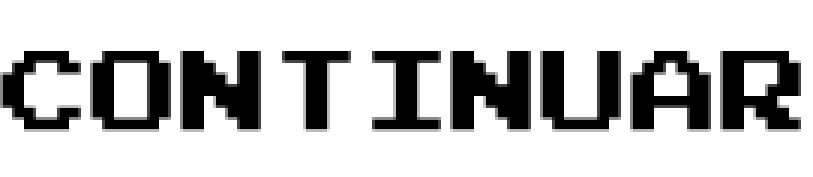
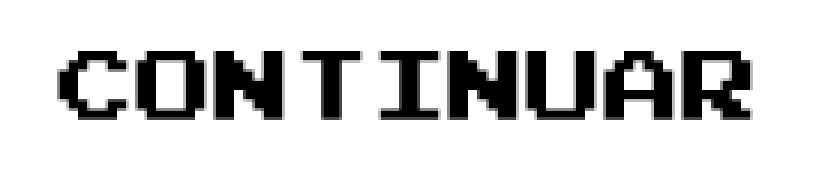
The second w=813, h=177 image is a revision of the first. Changes to its layers:
painted on "CONTINUAR" over [0,51,801,132]
